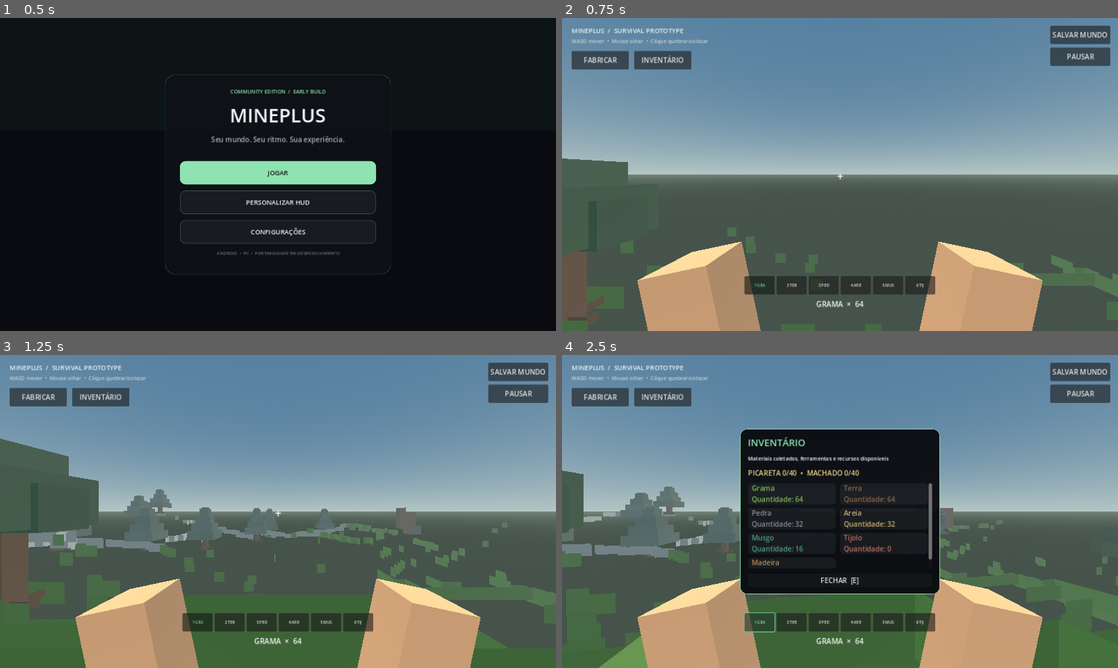
Above: before the commit, frames 1-4 (two rows, left to right).
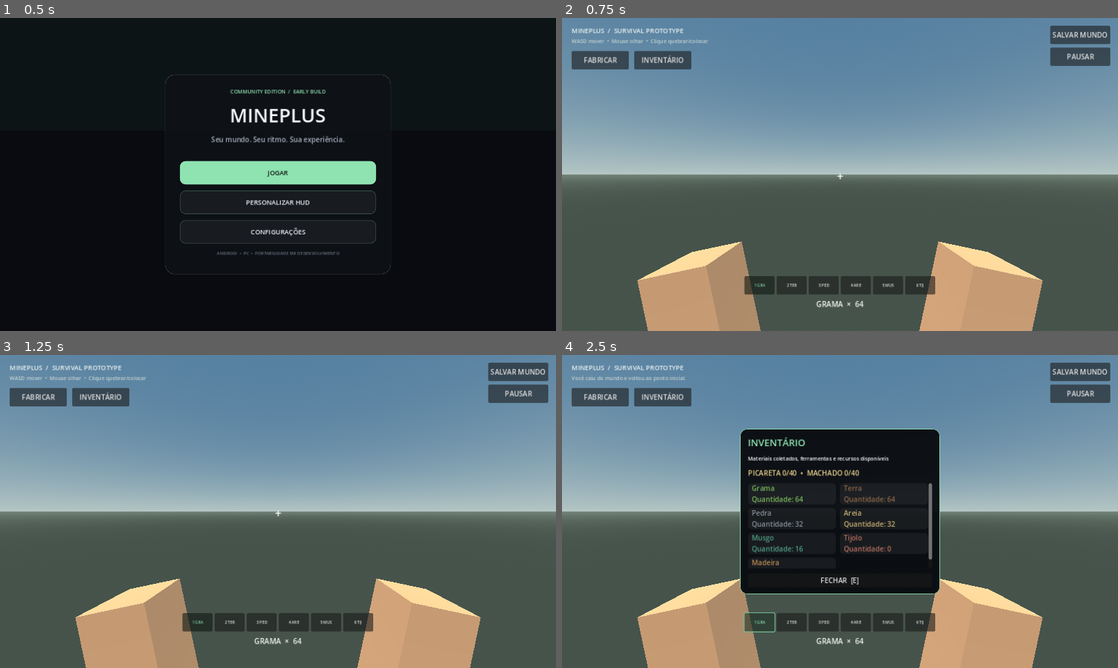
Above: after the commit, the same moments.

Repository: theolauria26-gif/MINEPLUS-PS4
Game: Godot game, scene res://scenes/main_menu.tscn
Same seed, same stepped clock (60 frames per second), same inputs: the game is played once before the commit and once after it.
Inputs (mouse positions are in pixels of both pictures, inside the frame that each line leads up to):
- Up to frame 1 (0.5 s): no input
- Up to frame 2 (0.75 s): click "JOGAR" at 0.5 s
- Up to frame 3 (1.25 s): no input
- Up to frame 4 (2.5 s): tap Enter at 1.25 s; move the mouse to (867, 511) at 1.27 s; hold W (move_forward) 1.28-2 s; tap E at 1.35 s; click (867, 511) at 1.42 s; tap Space (jump) at 1.52 s; click "1 GRA" at 2 s

Frame 1 is identical in both runs. In frame 2, 2.9% of the frame differs, in the area x 0-100%, y 44-97%; in frame 3, 10%, in the area x 0-100%, y 26-100%; in frame 4, 7.4%.
Error after the commit: Invalid call. Nonexistent function 'get_vertex_count' in base 'SurfaceTool'. (res://scripts/chunk_streamer.gd:341)

Commit message:
Avoid empty decoration ArrayMesh resources in streamed chunks

Diff:
--- a/scripts/chunk_streamer.gd
+++ b/scripts/chunk_streamer.gd
@@ -335,7 +335,11 @@
 			6: _append_ruin(decoration_st, anchor)
 			7: _append_dungeon_gate(decoration_st, anchor)
 			_: _append_tree(decoration_st, anchor)
-	var decoration_mesh := decoration_st.commit()
+	# SurfaceTool can return an empty ArrayMesh for chunks with no decorations.
+	# Do not attach that zero-surface resource to a MeshInstance3D.
+	var decoration_mesh: ArrayMesh = null
+	if decoration_st.get_vertex_count() > 0:
+		decoration_mesh = decoration_st.commit()
 	var root: Node3D
 	if not chunk_pool.is_empty():
 		root = chunk_pool.pop_back()
